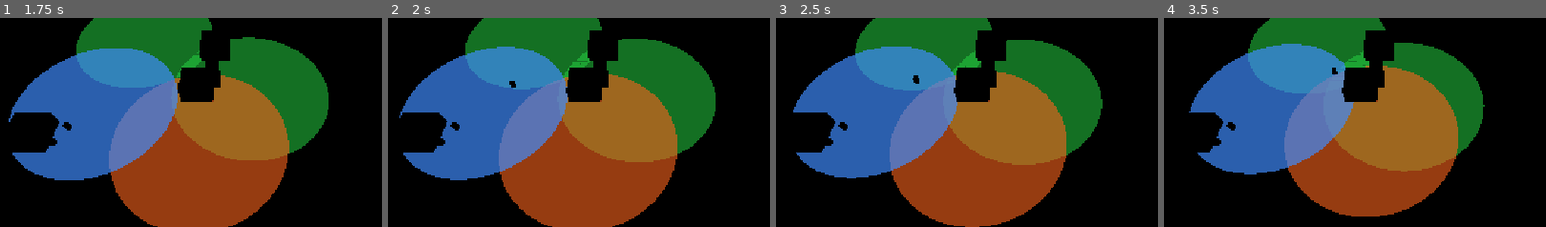
Above: before the commit, frames 1-4 (left to right).
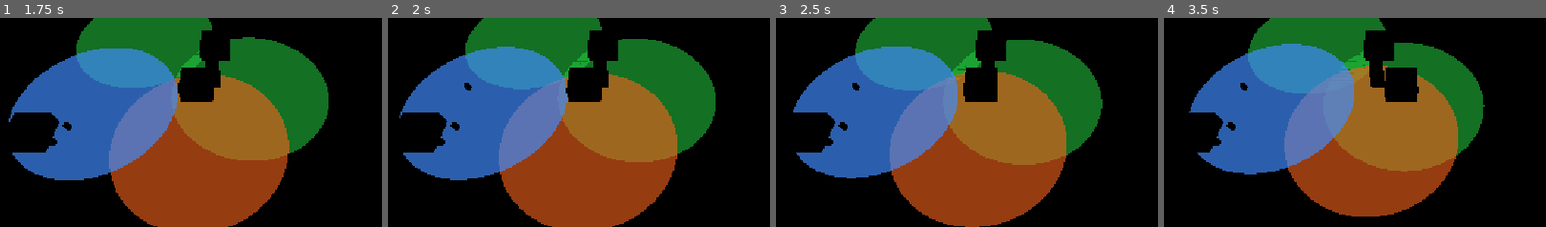
Above: after the commit, the same moments.

Repository: Ferrum-t/RTS-Game
Game: Godot game, scene res://Scenes/Spike/Phase3_MobileBuildingSpike.tscn
Two runs of this game, one before a commit and one after it. Both use one fixed random seed, a clock stepped at 60 frames per second and the inputs below. This scene is started directly instead of the project's main scene.
Inputs (mouse positions are % of the whole screen's width and height, from its top left):
- Up to frame 1 (1.75 s): tap Enter at 0.5 s; move the mouse to (72, 44) at 0.52 s; hold D (move_right) 0.53-1.25 s; tap C at 0.6 s; click (72, 44) at 0.67 s; drag from (30, 54) to (45, 69) at 1.27 s
- Up to frame 2 (2 s): no input
- Up to frame 3 (2.5 s): move the mouse to (60, 26) at 2.02 s; hold D (move_right) from 2.03 s (still down); tap P at 2.1 s
- Up to frame 4 (3.5 s): release D (move_right) at 2.75 s; drag from (45, 69) to (20, 33) at 2.77 s
The pictures show only the part of the screen within x 19-69%, y 27-77%; the shares and areas given below are measured in that part.

Frame 1 is identical in both runs. In frame 2, 0.1% of the frame differs, in the area x 20-34%, y 30-35%; in frame 3, 0.7%; in frame 4, 2.8%, in the area x 20-67%, y 23-41%.
Error after the commit: Parse Error: Too many arguments for "set_health()" call. Expected at most 1 but received 2. (res://Scripts/Units/BaseUnit.gd:109)

Commit message:
Stage 1: BaseUnit deposit into team stockpile

Diff:
--- a/Scripts/Units/BaseUnit.gd
+++ b/Scripts/Units/BaseUnit.gd
@@ -99,67 +99,51 @@
 
 
 func _setup_health_bar() -> void:
+	if HEALTH_BAR_SCENE == null:
+		return
 	health_bar = HEALTH_BAR_SCENE.instantiate() as HealthBar3D
+	if health_bar == null:
+		return
 	add_child(health_bar)
 	health_bar.position = Vector3(0.0, health_bar_height, 0.0)
-	health_bar.setup(max_health)
-
-
-func _exit_tree() -> void:
-	UnitManager.unregister_unit(self)
+	health_bar.set_health(health, max_health)
 
 
 func _physics_process(delta: float) -> void:
+	if unit_state == UnitState.DEAD:
+		return
+
 	if not is_on_floor():
 		velocity.y -= GRAVITY * delta
 	else:
 		velocity.y = 0.0
 
 	match unit_state:
-		UnitState.IDLE:
-			update_idle(delta)
 		UnitState.MOVING:
 			update_moving(delta)
 		UnitState.HARVESTING:
 			update_harvesting(delta)
 		UnitState.RETURNING:
 			update_return(delta)
-		UnitState.BUILDING:
-			update_build(delta)
 		UnitState.ATTACKING:
 			update_attacking(delta)
-		UnitState.DEAD:
+		_:
 			pass
 
-	if global_position.y < 0.0:
-		global_position.y = 0.0
-		velocity.y = 0.0
-
-
-func update_idle(_delta: float) -> void:
-	velocity.x = 0.0
-	velocity.z = 0.0
 	move_and_slide()
 
 
 func update_moving(delta: float) -> void:
+	if movement == null:
+		return
 	movement.update(delta)
-
 	match movement.status:
 		MovementComponent.Status.ARRIVED:
-			last_move_end_reason = "ARRIVED"
+			last_move_end_reason = "arrived"
 			current_order = Order.none()
 			unit_state = UnitState.IDLE
-		MovementComponent.Status.BLOCKED:
-			last_move_end_reason = "BLOCKED"
-			current_order = Order.none()
-			unit_state = UnitState.IDLE
 		MovementComponent.Status.FAILED:
-			last_move_end_reason = "FAILED"
-			current_order = Order.none()
-			unit_state = UnitState.IDLE
-		MovementComponent.Status.CANCELLED:
-			last_move_end_reason = "CANCELLED"
+			last_move_end_reason = "failed"
 			current_order = Order.none()
 			unit_state = UnitState.IDLE
 		_:
@@ -238,7 +222,6 @@
 	else:
 		_siege_stuck_time = 0.0
 
-	# Hysteresis: enter at building_attack_range, leave only past exit_range
 	if _siege_in_range:
 		if dist > exit_range:
 			_siege_in_range = false
@@ -247,46 +230,37 @@
 			return
 
 	var in_range := dist <= building_attack_range
-	# Soft stuck near building edge still counts as enter once
-	if not in_range and dist <= building_attack_range + 2.5 and _siege_stuck_time >= 0.35:
+	if not in_range and _siege_stuck_time > 0.8 and dist <= building_attack_range + 1.5:
 		in_range = true
 
-	if not in_range:
-		var stand := maxf(building_attack_range * 0.9, 5.0)
-		var approach := building.global_position
-		if to_b.length() > 0.1:
-			approach = building.global_position - to_b.normalized() * stand
-		approach.y = 0.0
-		movement.ensure_moving_to(approach, APPROACH_RETARGET_DIST)
-		movement.update(delta)
-		return
-
-	_siege_in_range = true
-	_siege_hold_and_strike(delta, building)
+	if in_range:
+		_siege_in_range = true
+		_siege_hold_and_strike(delta, building)
+		return
+
+	# Approach building
+	var approach := building.global_position
+	if to_b.length() > 0.1:
+		approach = building.global_position - to_b.normalized() * (building_attack_range * 0.7)
+	approach.y = 0.0
+	movement.ensure_moving_to(approach, APPROACH_RETARGET_DIST)
+	movement.update(delta)
 
 
 func _siege_hold_and_strike(delta: float, building: BaseBuilding) -> void:
-	if movement:
+	if movement and movement.status == MovementComponent.Status.MOVING:
 		movement.cancel()
 	velocity = Vector3.ZERO
-	_siege_stuck_time = 0.0
-
 	_building_attack_timer -= delta
 	if _building_attack_timer > 0.0:
 		return
 	_building_attack_timer = attack_cooldown
-
-	var raw_dmg: int = attack_damage
-	var mod_dmg: int = BuildingDamageRules.modified_building_damage(raw_dmg, damage_type)
-	print(
-		name, " hits building ", building.name,
-		" for ", raw_dmg, " dmg → modified ", mod_dmg,
-		" (HP ", max(building.health - mod_dmg, 0), "/", building.max_health, ")"
-	)
-	building.damage(mod_dmg, team_id)
-
-	if not is_instance_valid(building) or building.is_destroyed or building.health <= 0:
-		_clear_building_attack()
+	if building.has_method("apply_damage"):
+		building.apply_damage(attack_damage, self)
+	elif building.has_method("take_damage"):
+		building.take_damage(attack_damage, self)
+	else:
+		building.health = maxi(0, building.health - attack_damage)
 
 
 func _clear_building_attack() -> void:
@@ -346,11 +320,11 @@
 
 	var rm := get_node_or_null("/root/ResourceManager")
 	if rm:
-		rm.add_wood(deposited_wood)
-		rm.add_stone(deposited_stone)
-		rm.add_gold(deposited_gold)
-		rm.add_food(deposited_food)
-		rm.add_horses(deposited_horses)
+		rm.add_wood(deposited_wood, team_id)
+		rm.add_stone(deposited_stone, team_id)
+		rm.add_gold(deposited_gold, team_id)
+		rm.add_food(deposited_food, team_id)
+		rm.add_horses(deposited_horses, team_id)
 
 	print(
 		name,
@@ -373,192 +347,85 @@
 		unit_state = UnitState.IDLE
 
 
-func update_build(_delta: float) -> void:
-	pass
-
-
-## M8.1 — single dispatch entry for player/AI intent.
-func replace_order(order: Order) -> void:
-	if order == null:
-		order = Order.none()
-
-	match order.type:
-		Order.Type.NONE:
-			current_order = Order.none()
-		Order.Type.MOVE:
-			var dest: Vector3 = order.target as Vector3
-			current_order = order
-			set_move_target(dest)
-		Order.Type.HARVEST:
-			var resource: BaseResource = order.target as BaseResource
-			if resource == null or not is_instance_valid(resource):
-				return
-			if not can_gather:
-				return
-			if not TeamRules.can_harvest(self, resource):
-				return
-			current_order = order
-			set_harvest_target(resource)
-		Order.Type.ATTACK:
-			var enemy: BaseUnit = order.target as BaseUnit
-			if not TeamRules.can_attack(self, enemy):
-				return
-			current_order = order
-			set_attack_target(enemy)
-		Order.Type.ATTACK_BUILDING:
-			var building: BaseBuilding = order.target as BaseBuilding
-			var ok := TeamRules.can_attack_building(self, building)
-			if not ok:
-				return
-			current_order = order
-			set_attack_building_target(building)
-		Order.Type.BUILD:
-			var b: BaseBuilding = order.target as BaseBuilding
-			if b == null or not is_instance_valid(b):
-				return
-			current_order = order
-			set_build_target(b)
-
-
-func replace_order_move(destination: Vector3) -> void:
-	replace_order(Order.new(Order.Type.MOVE, destination))
-
-
-func replace_order_harvest(resource: BaseResource) -> void:
-	replace_order(Order.new(Order.Type.HARVEST, resource))
-
-
-func replace_order_attack(enemy: BaseUnit) -> void:
-	replace_order(Order.new(Order.Type.ATTACK, enemy))
-
-
-func replace_order_attack_building(building: BaseBuilding) -> void:
-	replace_order(Order.new(Order.Type.ATTACK_BUILDING, building))
-
-
-func replace_order_build(building: BaseBuilding) -> void:
-	replace_order(Order.new(Order.Type.BUILD, building))
-
-
-func set_move_target(target: Vector3) -> void:
-	move_target = target
-	unit_state = UnitState.MOVING
+func take_damage(amount: int, _source: Node = null) -> void:
+	if unit_state == UnitState.DEAD:
+		return
+	health = maxi(0, health - amount)
+	if health_bar:
+		health_bar.set_health(health, max_health)
+	if health <= 0:
+		die()
+
+
+func die() -> void:
+	unit_state = UnitState.DEAD
+	current_order = Order.none()
+	velocity = Vector3.ZERO
+	if movement:
+		movement.cancel()
+	print(name, " died")
+	UnitManager.unregister_unit(self)
+	queue_free()
+
+
+func set_selected(value: bool) -> void:
+	selected = value
+
+
+func replace_order_move(pos: Vector3) -> void:
+	current_order = Order.move_to(pos)
+	move_target = pos
 	harvest_target = null
 	attack_target = null
 	attack_building_target = null
 	return_target = null
-	_building_attack_timer = 0.0
-	_siege_stuck_time = 0.0
-	_siege_in_range = false
-	last_move_end_reason = ""
 	if harvest:
 		harvest.reset()
-	if combat:
-		combat.reset()
 	if movement:
-		movement.request_move(target)
-
-
-func set_harvest_target(resource: BaseResource) -> void:
+		movement.move_to(pos)
+	unit_state = UnitState.MOVING
+
+
+func replace_order_harvest(resource: BaseResource) -> void:
 	if not can_gather:
 		return
+	if resource == null or not is_instance_valid(resource):
+		return
+	current_order = Order.harvest(resource)
 	harvest_target = resource
 	attack_target = null
 	attack_building_target = null
 	return_target = null
-	_building_attack_timer = 0.0
-	_siege_in_range = false
-	unit_state = UnitState.HARVESTING
-	if combat:
-		combat.reset()
 	if harvest:
 		harvest.reset()
-	if movement:
-		movement.cancel()
-
-
-func set_build_target(building: BaseBuilding) -> void:
-	build_target = building
-	attack_target = null
-	attack_building_target = null
-	unit_state = UnitState.BUILDING
-
-
-func set_attack_target(enemy: BaseUnit) -> void:
-	if not TeamRules.can_attack(self, enemy):
-		return
+	unit_state = UnitState.HARVESTING
+
+
+func replace_order_attack(enemy: BaseUnit) -> void:
+	if enemy == null or not is_instance_valid(enemy):
+		return
+	current_order = Order.attack_unit(enemy)
 	attack_target = enemy
 	attack_building_target = null
 	harvest_target = null
 	return_target = null
-	_building_attack_timer = 0.0
-	_siege_in_range = false
-	unit_state = UnitState.ATTACKING
 	if harvest:
 		harvest.reset()
-	if combat:
-		combat.reset()
-	print(name, " -> attack ", enemy.name)
-
-
-func set_attack_building_target(building: BaseBuilding) -> void:
-	if not TeamRules.can_attack_building(self, building):
-		return
+	unit_state = UnitState.ATTACKING
+
+
+func replace_order_attack_building(building: BaseBuilding) -> void:
+	if building == null or not is_instance_valid(building):
+		return
+	current_order = Order.attack_building(building)
 	attack_building_target = building
 	attack_target = null
 	harvest_target = null
 	return_target = null
+	_siege_in_range = false
+	_siege_stuck_time = 0.0
+	_siege_last_pos = global_position
 	_building_attack_timer = 0.0
-	_siege_stuck_time = 0.0
-	_siege_in_range = false
-	_siege_last_pos = global_position
-	unit_state = UnitState.ATTACKING
-	if current_order == null or current_order.type != Order.Type.ATTACK_BUILDING:
-		current_order = Order.new(Order.Type.ATTACK_BUILDING, building)
 	if harvest:
 		harvest.reset()
-	if combat:
-		combat.reset()
-	if movement:
-		movement.cancel()
-	print(name, " -> attack building ", building.name, " (team ", building.team_id, ")")
-
-
-func select() -> void:
-	selected = true
-	if has_node("SelectionRing"):
-		$SelectionRing.visible = true
-	print(name, " selected (HP ", health, "/", max_health, ")")
-
-
-func deselect() -> void:
-	selected = false
-	if has_node("SelectionRing"):
-		$SelectionRing.visible = false
-	print(name, " deselected")
-
-
-func damage(amount: int) -> void:
-	if unit_state == UnitState.DEAD:
-		return
-	health -= amount
-	if health_bar:
-		health_bar.set_health(health)
-	if health <= 0:
-		health = 0
-		die()
-
-
-func die() -> void:
-	unit_state = UnitState.DEAD
-	current_order = Order.none()
-	attack_building_target = null
-	_siege_in_range = false
-	if movement:
-		movement.cancel()
-	if harvest:
-		harvest.reset()
-	if combat:
-		combat.reset()
-	print(name, " died")
-	queue_free()
+	unit_state = UnitState.ATTACKING
